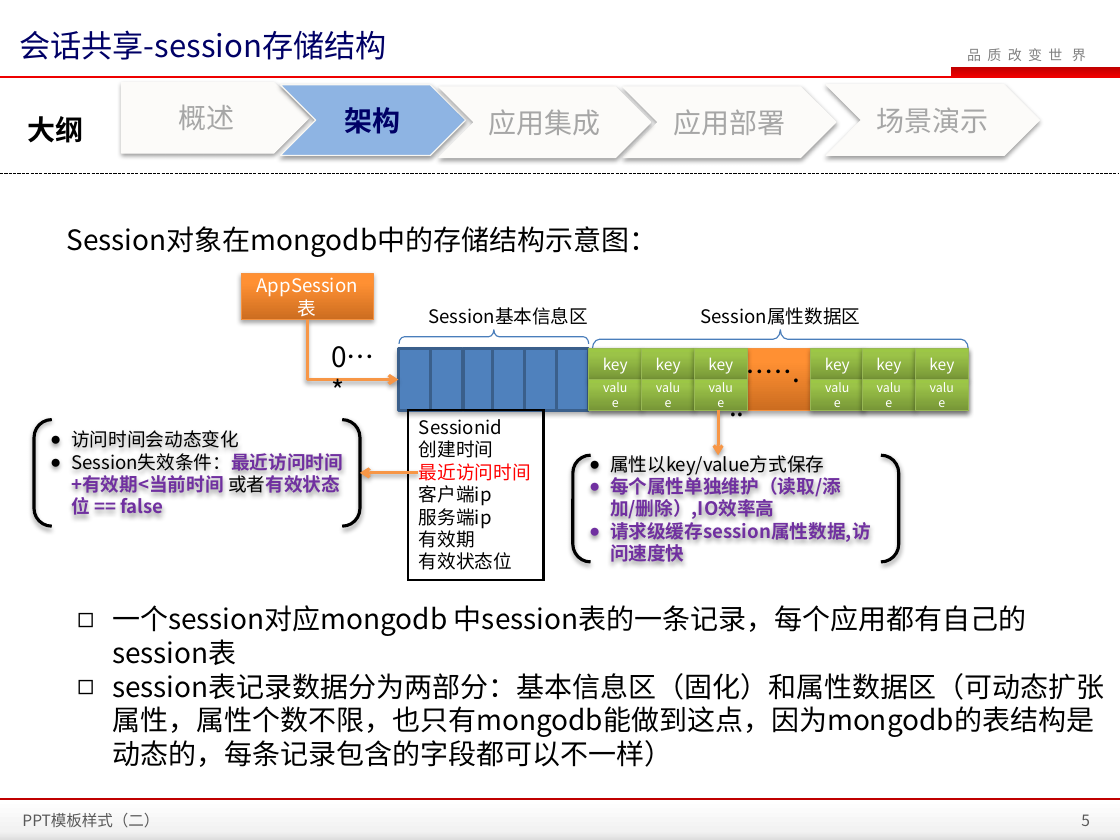
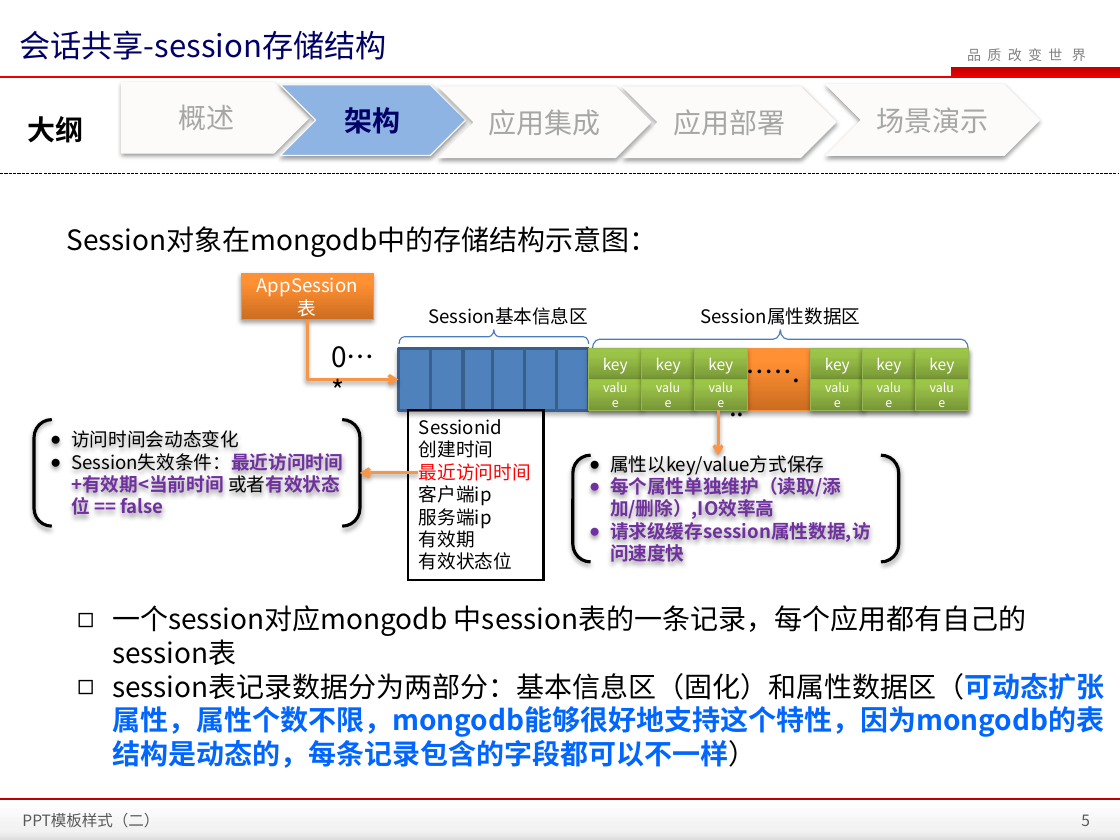
Before and after one commit to zhanght86/bboss-cms, a slide deck: slide 5 of 文档/SanyPDP平台会话共享介绍.pptx. Drawn at 1120x840 pixels with LibreOffice and Linux fonts; fonts in the diff are those of the drawing; background and template pictures are left out. Boxes give left, top, right and bottom in pixels: in the first picture for what was removed or moved away, otherwise in the second. Text is boxed around its words. In the diff, an @@ line names an element or a change of style, - is before the commit and + after.

Commit message:
完善会话共享文档

```diff
--- a/文档/SanyPDP平台会话共享介绍.pptx
+++ b/文档/SanyPDP平台会话共享介绍.pptx
@@ text at (112,673,1105,768): text changed; text colour #000000 to #0066FF; bold on @@
-◻ session表记录数据分为两部分：基本信息区（固化）和属性数据区（可动态扩张属性，属性个数不限，也只有mongodb能做到这点，因为mongodb的表结构是动态的，每条记录包含的字段都可以不一样）
+◻ session表记录数据分为两部分：基本信息区（固化）和属性数据区（可动态扩张属性，属性个数不限，mongodb能够很好地支持这个特性，因为mongodb的表结构是动态的，每条记录包含的字段都可以不一样）
```
Also in this commit, not shown: 2 other slides changed.
